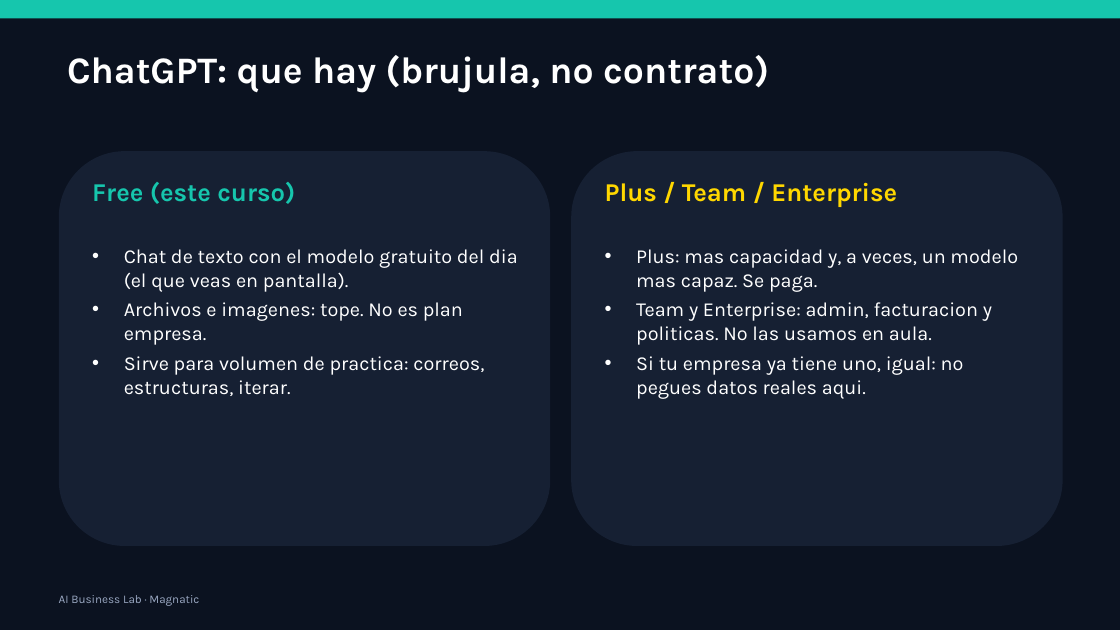
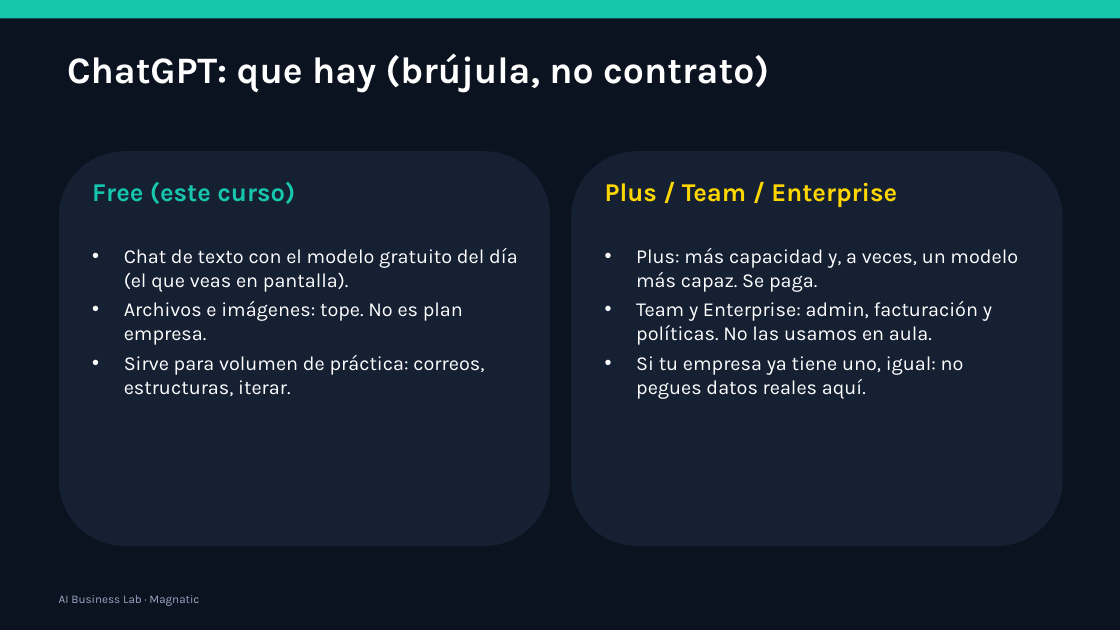
Before and after one commit to xander0408/CURSOS, a slide deck: slide 18 of AI-Business-Lab-Presentacion.pptx. Drawn at 1120x630 pixels with LibreOffice and Linux fonts; fonts in the diff are those of the drawing. Boxes give left, top, right and bottom in pixels: in the first picture for what was removed or moved away, otherwise in the second. Text is boxed around its words. In the diff, an @@ line names an element or a change of style, - is before the commit and + after.

```diff
--- a/AI-Business-Lab-Presentacion.pptx
+++ b/AI-Business-Lab-Presentacion.pptx
@@ text at [67,53,769,93]: text changed @@
-ChatGPT: que hay (brujula, no contrato)
+ChatGPT: que hay (brújula, no contrato)
@@ text at [124,248,518,396]: text changed @@
-• Chat de texto con el modelo gratuito del dia (el que veas en pantalla).
-• Archivos e imagenes: tope. No es plan empresa.
-• Sirve para volumen de practica: correos, estructuras, iterar.
+• Chat de texto con el modelo gratuito del día (el que veas en pantalla).
+• Archivos e imágenes: tope. No es plan empresa.
+• Sirve para volumen de práctica: correos, estructuras, iterar.
@@ text at [636,248,1018,399]: text changed @@
-• Plus: mas capacidad y, a veces, un modelo mas capaz. Se paga.
-• Team y Enterprise: admin, facturacion y politicas. No las usamos en aula.
-• Si tu empresa ya tiene uno, igual: no pegues datos reales aqui.
+• Plus: más capacidad y, a veces, un modelo más capaz. Se paga.
+• Team y Enterprise: admin, facturación y políticas. No las usamos en aula.
+• Si tu empresa ya tiene uno, igual: no pegues datos reales aquí.
```
Also in this commit, not shown: 56 other slides changed, 27 other files.
